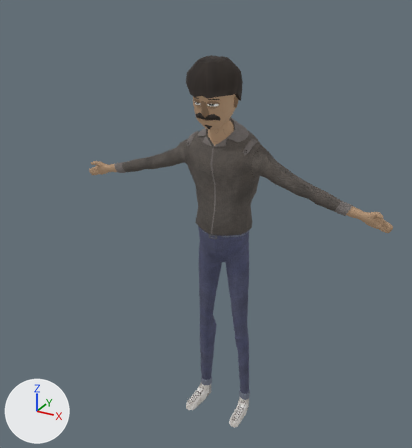
A saved change to the FBX model Assets/Props/MC/Main Character.fbx.
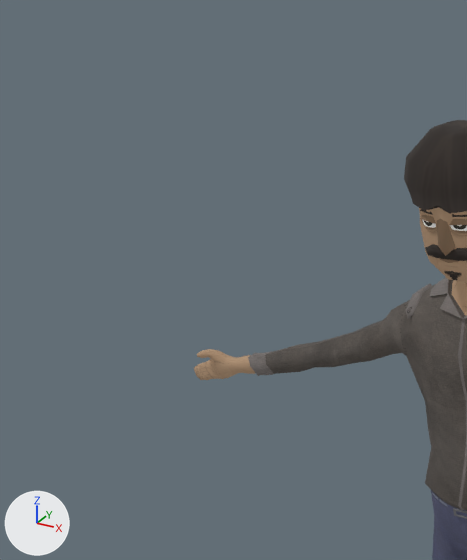
Each version is shown whole from a 50 mm lens placed at (2.38, -4.67, 2.22), pointed at (-0.22, 0.07, -0.14), then close up on the part from 0% to 52% of the width and 0% to 58% of the height. Lighting does not change. The marker at lower left points along +X, +Y and +Z.
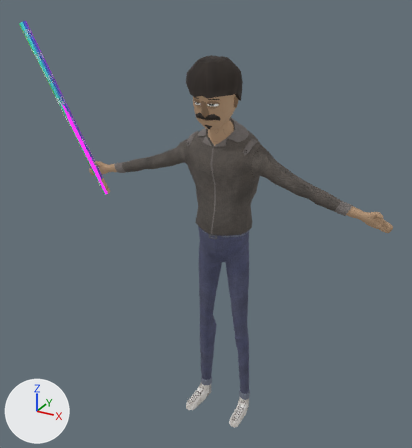
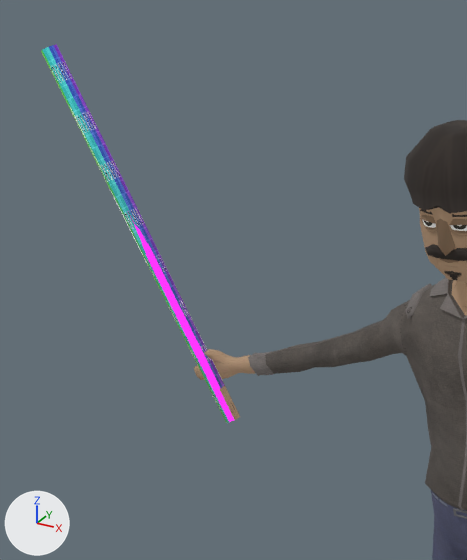
Scene script edits in JSON lines:
```json
{"block": "me_cube_001", "where": "# used by ob_cube; location = (0.0, 0.0, 0.0)"}
{"block": "me_cube_001", "where": "# verts and faces of me_cube_001; kept vertices keep their numbers, new ones are numbered from 1268"}
{"op": "remove", "block": "me_cube_001", "code": "me_cube_001.from_pydata(...)  # 1268 vertices, 1310 faces; spans x -1.64..1.64, y -0.24..0.36, z -2.38..1.16"}
{"op": "add", "block": "me_cube_001", "code": "me_cube_001.from_pydata(...)  # 1280 vertices, 1318 faces; spans x -2.19..1.64, y -0.27..0.36, z -2.38..1.79"}
{"block": "me_cube_001", "change": "me_cube_001 part 1"}
{"op": "add", "block": "me_cube_001", "code": "verts[1268] = (-2.16, -0.19, 1.78)"}
{"op": "add", "block": "me_cube_001", "code": "verts[1269] = (-2.13, -0.21, 1.79)  # pixel (56, 44)"}
{"op": "add", "block": "me_cube_001", "code": "verts[1270] = (-2.13, -0.25, 1.79)  # pixel (50, 46)"}
{"op": "add", "block": "me_cube_001", "code": "verts[1271] = (-2.16, -0.27, 1.77)  # pixel (42, 49)"}
{"op": "add", "block": "me_cube_001", "code": "verts[1272] = (-2.19, -0.25, 1.76)  # pixel (40, 51)"}
{"op": "add", "block": "me_cube_001", "code": "verts[1273] = (-2.19, -0.21, 1.76)"}
{"op": "add", "block": "me_cube_001", "code": "for new, old in zip([*range(1274, 1280)], [*range(1268, 1274)]): verts[new] = verts[old] + (0.76, 0.2, -1.76)"}
{"op": "add", "block": "me_cube_001", "code": "faces += [(1268, 1269, 1275, 1274), (1269, 1270, 1276, 1275), (1270, 1271, 1277, 1276), (1271, 1272, 1278, 1277), (1268, 1273, 1272, 1271, 1270, 1269), (1272, 1273, 1279, 1278)]"}
{"op": "add", "block": "me_cube_001", "code": "faces += [(1268, 1274, 1279, 1273), (1274, 1275, 1276, 1277, 1278, 1279)]"}
```

Pixel boxes [x1, y1, x2, y2] of what changed, in the close-ups (467 x 560 px):
```json
{"object": "Cube", "change": "reshaped", "before": [194, 277, 467, 560], "after": [41, 44, 467, 560]}
{"part": 1, "of": "me_cube_001", "change": "added", "after": [41, 44, 240, 423]}
```
